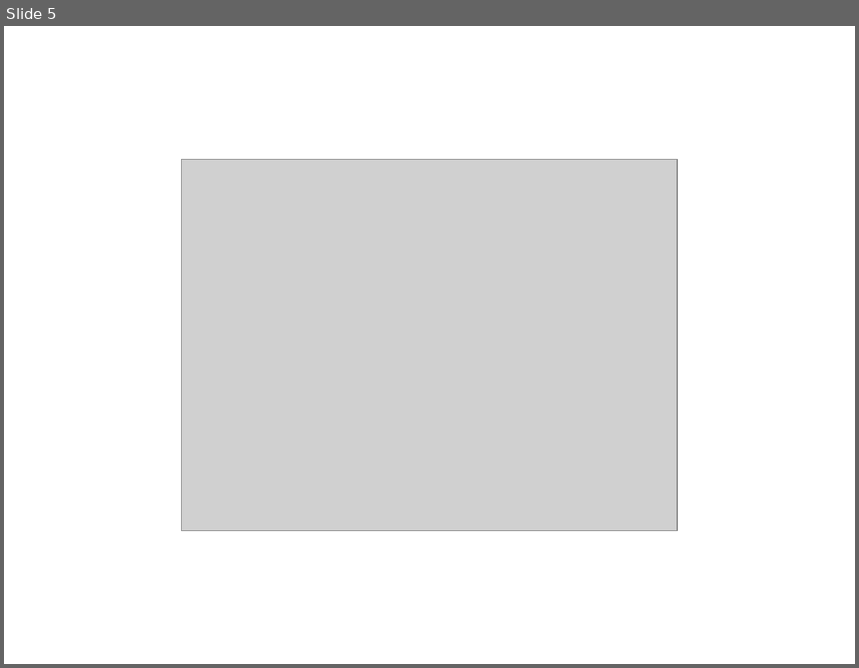
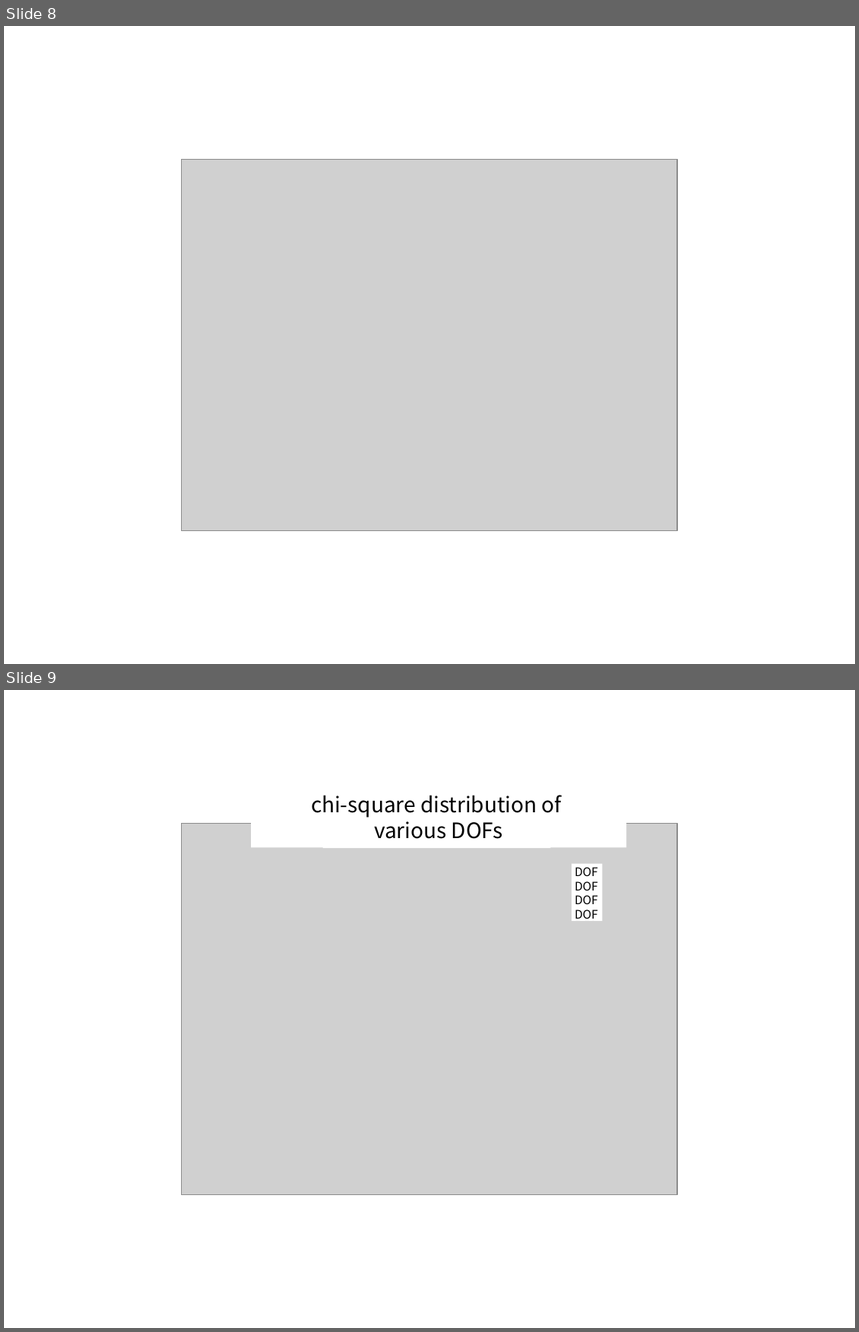
Before and after one commit to answeredbyablemind/answeredbyablemind.github.io, a slide deck: pics/2021-12-13-chi_square/pics.pptx. Shown one above the other, each under a label of ours: slide 5 before the commit, slides 8 and 9 after it. The pictures are 859x668 and 859x1332 pixels, drawn with LibreOffice and Linux fonts; fonts in the diff are those of the drawing; grey boxes stand for pictures. Boxes give left, top, right and bottom in pixels: in the first picture for what was removed or moved away, otherwise in the second. Text is boxed around its words. In the diff, an @@ line names an element or a change of style, - is before the commit and + after.

```diff
--- a/pics/2021-12-13-chi_square/pics.pptx
+++ b/pics/2021-12-13-chi_square/pics.pptx
@@ slide 9 added at (4, 690, 855, 1328), background #FFFFFF @@
@@ rectangle added at (251, 787, 626, 847), fill #FFFFFF, 18 pt, text #000000 @@
+chi-square distribution of
+various DOFs
@@ picture added at (182, 824, 677, 1195) @@
@@ rectangle added at (323, 828, 551, 848), fill #FFFFFF @@
@@ rectangle added at (572, 863, 602, 921), fill #FFFFFF @@
@@ text added at (575, 867, 598, 876), 10 pt, text #000000 @@
+DOF
@@ text added at (575, 882, 598, 891), 10 pt, text #000000 @@
+DOF
@@ text added at (575, 895, 598, 904), 10 pt, text #000000 @@
+DOF
@@ text added at (575, 910, 598, 923), 10 pt, text #000000 @@
+DOF
@@ what was slide 5 is now slide 8 @@
```
Also in this commit, not shown: 7 other slides added, 1 slide removed, 11 other files.
